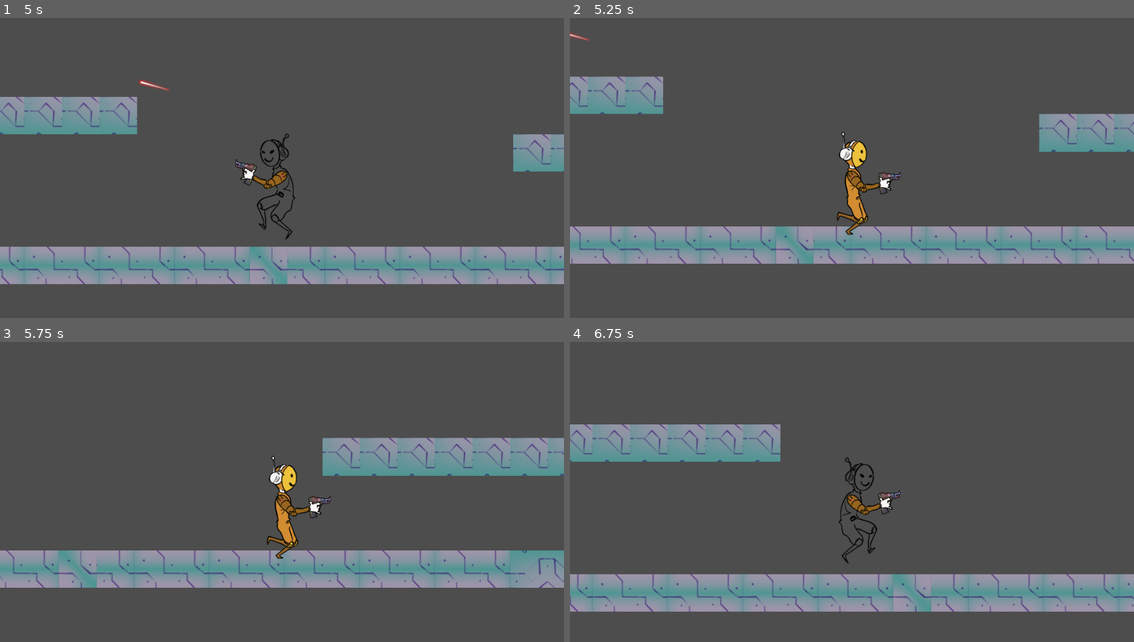
Above: before the commit, frames 1-4 (two rows, left to right).
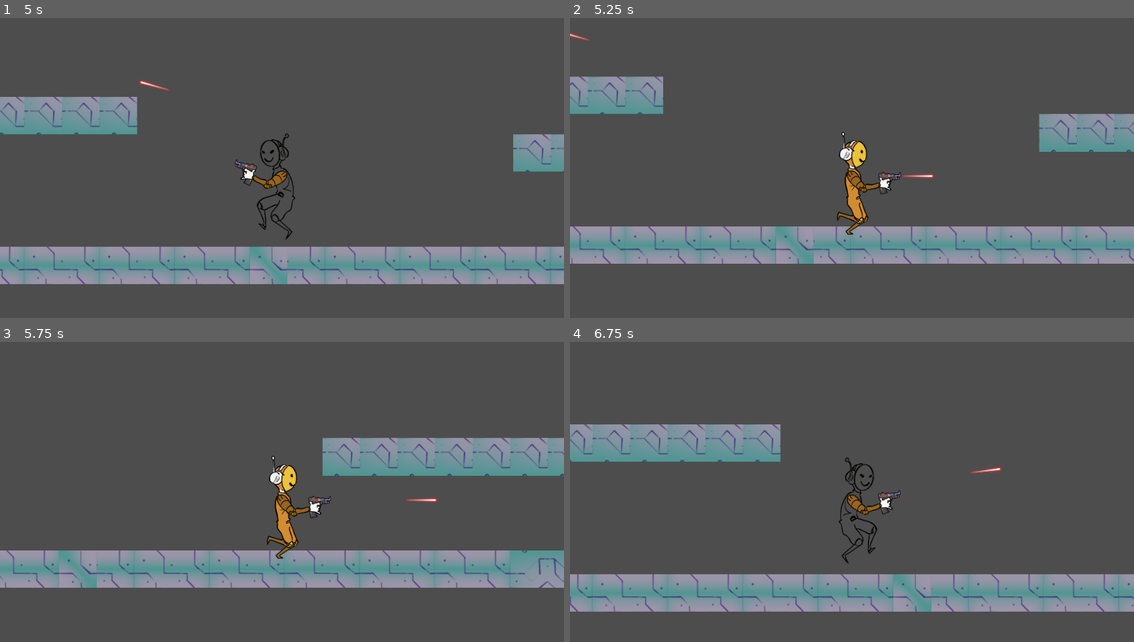
Above: after the commit, the same moments.

Repository: Balatzar/ArenHard-2
Game: Godot game, scene res://Test Zone/test_zone.tscn
Same seed, same stepped clock (60 frames per second), same inputs: the game is played once before the commit and once after it.
Inputs (mouse positions are in pixels of both pictures, inside the frame that each line leads up to):
- Up to frame 1 (5 s): tap Enter (ui_accept) at 0.5, 0.77, 1.52, 3.02, 3.77, 4.25, 4.52 s; move the mouse to (406, 159) at 0.52 s; hold Right (ui_right) 0.53-2.03 s; click (406, 159) at 0.6 s; move the mouse to (169, 192) at 1.27 s; click (169, 192) at 1.35 s; move the mouse to (338, 108) at 2.02 s; hold Left (ui_left) 2.03-2.78 s; click (338, 108) at 2.1 s; move the mouse to (253, 240) at 2.77 s; hold Right (ui_right) 2.78-4.28 s; click (253, 240) at 2.85 s; move the mouse to (451, 225) at 3.52 s; click (451, 225) at 3.6 s; move the mouse to (112, 129) at 4.27 s; hold Left (ui_left) from 4.28 s (still down); click (112, 129) at 4.35 s
- Up to frame 2 (5.25 s): move the mouse to (880, 177) at 5.02 s; release Left (ui_left) at 5.03 s; hold Right (ui_right) from 5.03 s (still down); click (880, 177) at 5.1 s
- Up to frame 3 (5.75 s): keep holding Right (ui_right)
- Up to frame 4 (6.75 s): move the mouse to (767, 420) at 5.77 s; release Right (ui_right) at 5.78 s; hold Left (ui_left) from 5.78 s (still down); click (767, 420) at 5.85 s; tap Enter (ui_accept) at 6.02 s; move the mouse to (976, 483) at 6.52 s; click (976, 483) at 6.6 s

Frame 1 is identical in both runs. In frame 2, less than 0.1% of the frame differs, in the area x 58-65%, y 51-54%; in frame 3, less than 0.1%; in frame 4, less than 0.1%, in the area x 70-77%, y 41-44%.

Commit message:
Fix arm animation

Diff:
--- a/Gladiator/ArmGun/arm_gun.gd
+++ b/Gladiator/ArmGun/arm_gun.gd
@@ -45,5 +45,5 @@
 
 	await animator.animation_finished
 	animator.play("Idle")
-	await get_tree().create_timer(1).timeout
+	await get_tree().create_timer(0.2).timeout
 	shooting = false
--- a/Gladiator/ArmGun/arm_gun.tscn
+++ b/Gladiator/ArmGun/arm_gun.tscn
@@ -1,10 +1,12 @@
-[gd_scene load_steps=11 format=3 uid="uid://f4wymbkmce1v"]
+[gd_scene load_steps=13 format=3 uid="uid://f4wymbkmce1v"]
 
 [ext_resource type="Texture2D" uid="uid://cpr5vn55rs3ak" path="res://NewAssets/Characters/Test/arm_gun.png" id="1_5j1ln"]
-[ext_resource type="Texture2D" uid="uid://ddybmjqgf5giy" path="res://NewAssets/Characters/Test/anim gun/arm_gun_01.png" id="2_jteao"]
 [ext_resource type="Script" path="res://Gladiator/ArmGun/arm_gun.gd" id="2_usw2a"]
-[ext_resource type="Texture2D" uid="uid://q80lo4bi608b" path="res://NewAssets/Characters/Test/anim gun/arm_gun_02.png" id="3_2tv43"]
 [ext_resource type="PackedScene" uid="uid://buncutx63xmxk" path="res://Weapons/Bullet/bullet.tscn" id="3_gsuba"]
+[ext_resource type="Texture2D" uid="uid://dii5tmnsp3trm" path="res://NewAssets/anim weapons/gun/arm_gun_01.png" id="4_ccoxd"]
+[ext_resource type="Texture2D" uid="uid://d1u41tsvg6nq5" path="res://NewAssets/anim weapons/gun/arm_gun_02.png" id="5_s7n20"]
+[ext_resource type="Texture2D" uid="uid://clduhrl6pxr7x" path="res://NewAssets/anim weapons/gun/arm_gun_03.png" id="6_rfnet"]
+[ext_resource type="Texture2D" uid="uid://b7ne88j0qdg6b" path="res://NewAssets/anim weapons/gun/arm_gun_04.png" id="7_a5w03"]
 
 [sub_resource type="SpriteFrames" id="SpriteFrames_26qp0"]
 animations = [{
@@ -18,10 +20,16 @@
 }, {
 "frames": [{
 "duration": 1.0,
-"texture": ExtResource("2_jteao")
+"texture": ExtResource("4_ccoxd")
 }, {
 "duration": 1.0,
-"texture": ExtResource("3_2tv43")
+"texture": ExtResource("5_s7n20")
+}, {
+"duration": 1.0,
+"texture": ExtResource("6_rfnet")
+}, {
+"duration": 1.0,
+"texture": ExtResource("7_a5w03")
 }],
 "loop": false,
 "name": &"Shoot",
@@ -30,7 +38,7 @@
 
 [sub_resource type="Animation" id="Animation_erpnl"]
 resource_name = "Shoot"
-length = 0.040001
+length = 0.100001
 step = 0.01
 tracks/0/type = "value"
 tracks/0/imported = false
@@ -51,10 +59,10 @@
 tracks/1/interp = 1
 tracks/1/loop_wrap = true
 tracks/1/keys = {
-"times": PackedFloat32Array(0, 0.02),
-"transitions": PackedFloat32Array(1, 1),
+"times": PackedFloat32Array(0, 0.02, 0.04, 0.08),
+"transitions": PackedFloat32Array(1, 1, 1, 1),
 "update": 1,
-"values": [0, 1]
+"values": [0, 1, 2, 3]
 }
 
 [sub_resource type="Animation" id="Animation_gr83o"]
--- /dev/null
+++ b/Mutiplayer Scene/multiplayer_scene.gd
@@ -0,0 +1,46 @@
+extends Node
+
+const PORT = 4433
+const Player = preload("res://Gladiator/gladiator.tscn")
+
+func _ready():
+	print("ready")
+	# You can save bandwidth by disabling server relay and peer notifications.
+	multiplayer.server_relay = false
+	# Automatically start the server in headless mode.
+	if DisplayServer.get_name() == "headless":
+		print("Automatically starting dedicated server.")
+		_on_host_pressed.call_deferred()
+
+	var id = ResourceLoader.get_resource_uid(Player.resource_path)
+	get_tree().multiplayer.spawn_config(id, MultiplayerAPI.REPLICATION_MODE_SERVER, [&"player_name", &"position"])
+	# multiplayer.replicator.sync_config(id, 16, [&"position"])
+
+
+
+func _on_connect_pressed():
+	# Start as client.
+	var peer = ENetMultiplayerPeer.new()
+	peer.create_client("localhost", PORT)
+	if peer.get_connection_status() == MultiplayerPeer.CONNECTION_DISCONNECTED:
+		OS.alert("Failed to start multiplayer client.")
+		return
+	multiplayer.multiplayer_peer = peer
+	start_game()
+
+func start_game():
+	# Hide the UI and unpause to start the game.
+	$UI.hide()
+
+
+func _on_host_pressed():
+	# Start as server.
+	print("start")
+	OS.alert("start")
+	var peer = ENetMultiplayerPeer.new()
+	peer.create_server(PORT)
+	if peer.get_connection_status() == MultiplayerPeer.CONNECTION_DISCONNECTED:
+		OS.alert("Failed to start multiplayer server.")
+		return
+	multiplayer.multiplayer_peer = peer
+	start_game()
--- /dev/null
+++ b/Mutiplayer Scene/multiplayer_scene.tscn
@@ -0,0 +1,36 @@
+[gd_scene load_steps=2 format=3 uid="uid://b6kyvdj4r0khi"]
+
+[ext_resource type="Script" path="res://Mutiplayer Scene/multiplayer_scene.gd" id="1_0hcsa"]
+
+[node name="MultiplayerScene" type="Node2D"]
+script = ExtResource("1_0hcsa")
+
+[node name="UI" type="Control" parent="."]
+layout_mode = 3
+anchors_preset = 0
+offset_right = 40.0
+offset_bottom = 40.0
+
+[node name="Host" type="Button" parent="UI"]
+offset_left = 753.0
+offset_top = 256.0
+offset_right = 935.0
+offset_bottom = 326.0
+text = "Host"
+
+[node name="Connect" type="Button" parent="UI"]
+layout_mode = 0
+offset_left = 749.0
+offset_top = 389.0
+offset_right = 944.0
+offset_bottom = 455.0
+text = "Connect"
+
+[node name="Network" type="Node" parent="."]
+
+[node name="MultiplayerSpawner" type="MultiplayerSpawner" parent="."]
+_spawnable_scenes = PackedStringArray("res://Gladiator/gladiator.tscn")
+spawn_path = NodePath("../Network")
+
+[connection signal="pressed" from="UI/Host" to="." method="_on_host_pressed"]
+[connection signal="pressed" from="UI/Connect" to="." method="_on_connect_pressed"]
--- /dev/null
+++ b/Test Zone/test_zone.gd
@@ -0,0 +1,11 @@
+extends Node2D
+
+
+# Called when the node enters the scene tree for the first time.
+func _ready():
+	pass # Replace with function body.
+
+
+# Called every frame. 'delta' is the elapsed time since the previous frame.
+func _process(delta):
+	pass
--- a/Test Zone/test_zone.tscn
+++ b/Test Zone/test_zone.tscn
@@ -1,5 +1,6 @@
-[gd_scene load_steps=9 format=3 uid="uid://xb43cltwar74"]
-
+[gd_scene load_steps=10 format=3 uid="uid://xb43cltwar74"]
+
+[ext_resource type="Script" path="res://Test Zone/test_zone.gd" id="1_mbgak"]
 [ext_resource type="Texture2D" uid="uid://calso57vgsngd" path="res://NewAssets/splash screen.png" id="1_tgwem"]
 [ext_resource type="Texture2D" uid="uid://nw6y6cgrktfd" path="res://NewAssets/tiles-1.png" id="2_hvd4c"]
 [ext_resource type="PackedScene" uid="uid://p6eenj0m0n16" path="res://Gladiator/gladiator.tscn" id="2_jpqrh"]
@@ -363,6 +364,7 @@
 sources/5 = SubResource("TileSetAtlasSource_sn4nw")
 
 [node name="Test Zone" type="Node2D"]
+script = ExtResource("1_mbgak")
 
 [node name="TileMap" type="TileMap" parent="."]
 tile_set = SubResource("TileSet_ulxem")
Binary file added: NewAssets/anim weapons/MachineGun/arm_MG_01.png
Not shown, added: NewAssets/anim weapons/MachineGun/arm_MG_01.png.import
Binary file added: NewAssets/anim weapons/MachineGun/arm_MG_02.png
Not shown, added: NewAssets/anim weapons/MachineGun/arm_MG_02.png.import
Binary file added: NewAssets/anim weapons/MachineGun/arm_MG_03.png
Not shown, added: NewAssets/anim weapons/MachineGun/arm_MG_03.png.import
Binary file added: NewAssets/anim weapons/MachineGun/arm_MG_04.png
Not shown, added: NewAssets/anim weapons/MachineGun/arm_MG_04.png.import
Binary file added: NewAssets/anim weapons/MachineGun/arm_MG_05.png
Not shown, added: NewAssets/anim weapons/MachineGun/arm_MG_05.png.import
Binary file added: NewAssets/anim weapons/MachineGun/arm_MG_06.png
Not shown, added: NewAssets/anim weapons/MachineGun/arm_MG_06.png.import
(and 44 more such lines)
